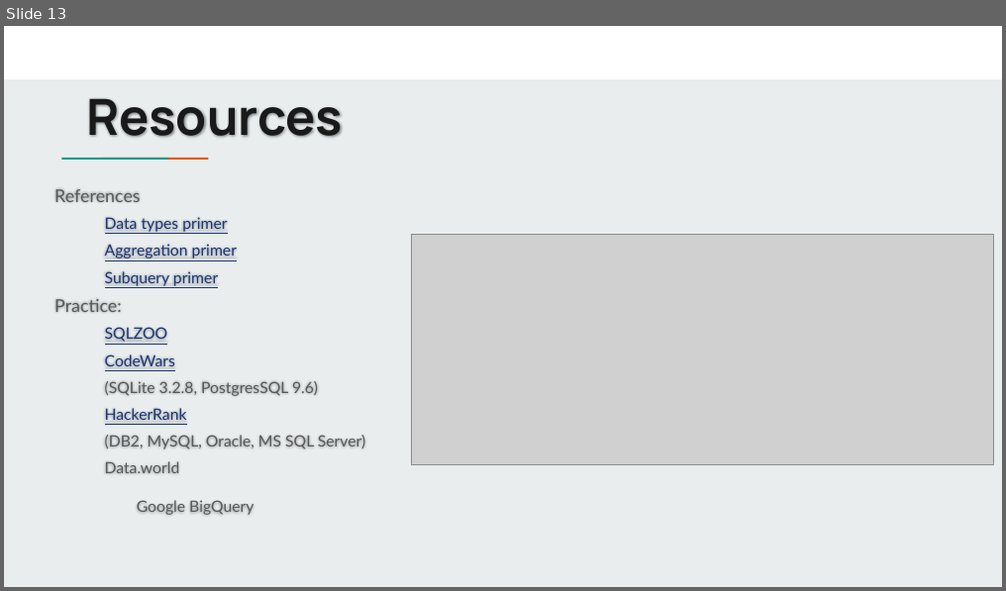
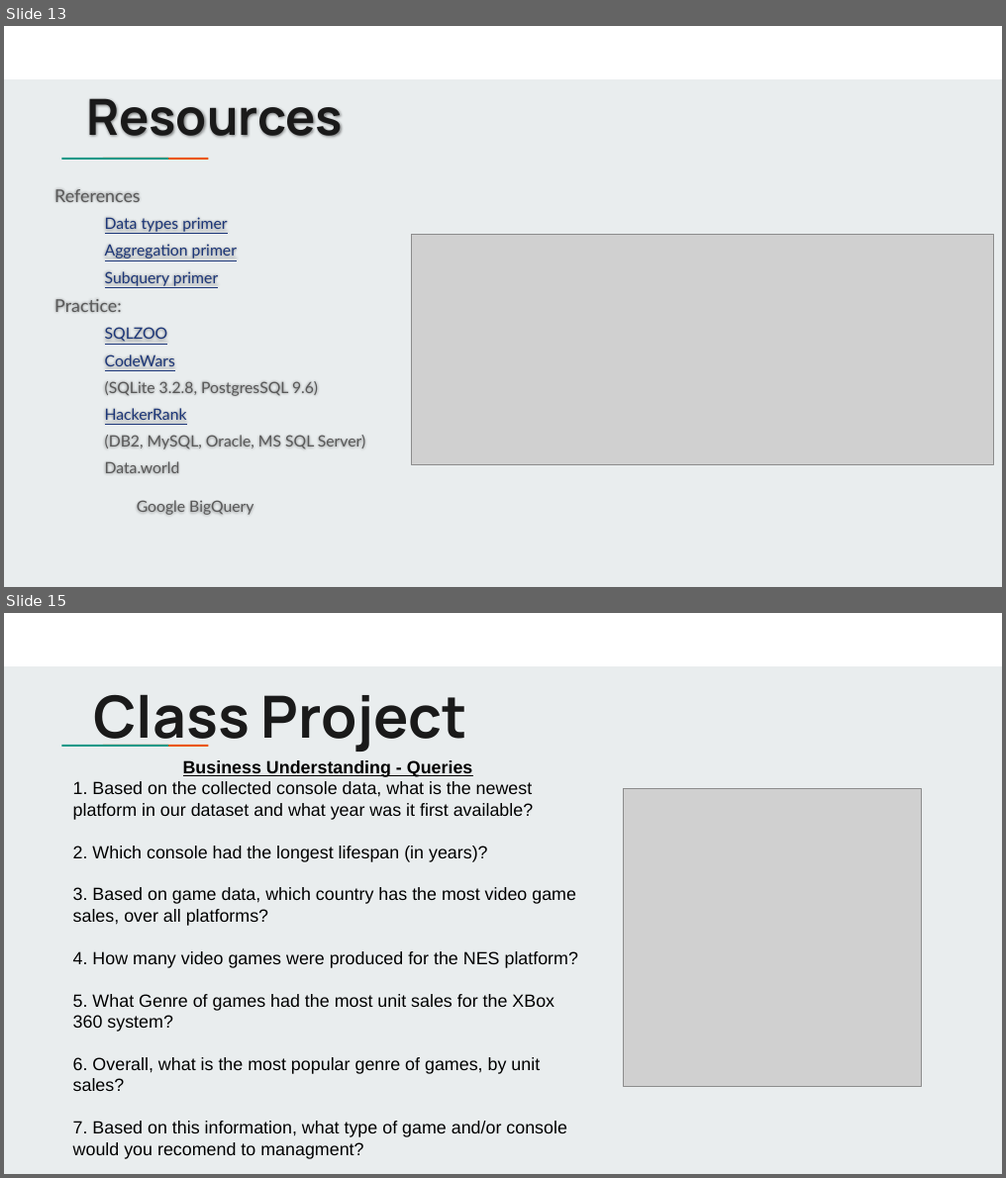
Before and after one commit to jbergmann56/OSDA-DataManipulationAndManagement, a slide deck: Lectures/Writing Queries (2).pptx. Shown one above the other, each under a label of ours: slide 13 before the commit, slides 13 and 15 after it; the slides between them are not shown. The pictures are 1006x591 and 1006x1178 pixels, drawn with LibreOffice and Linux fonts; fonts in the diff are those of the drawing; grey boxes stand for pictures. Boxes give left, top, right and bottom in pixels: in the first picture for what was removed or moved away, otherwise in the second. Text is boxed around its words. In the diff, an @@ line names an element or a change of style, - is before the commit and + after.

Commit message:
world update
7/10 class 2 update

```diff
--- a/Lectures/Writing Queries (2).pptx
+++ b/Lectures/Writing Queries (2).pptx
@@ slide 15 added at <box>4,613,1002,1174</box>, background #E9EDEE; not listed: 3 template elements that a slide beside it also shows @@
@@ title added at <box>94,694,467,752</box>, 56 pt, text #1A1A1A, bold @@
+Class Project
@@ text added at <box>73,761,578,1159</box>, 17 pt, text #000000 @@
+Business Understanding - Queries
+1. Based on the collected console data, what is the newest platform in our dataset and what year was it first available?
+2. Which console had the longest lifespan (in years)?
+3. Based on game data, which country has the most video game sales, over all platforms?
+4. How many video games were produced for the NES platform?
+5. What Genre of games had the most unit sales for the XBox 360 system?
+6. Overall, what is the most popular genre of games, by unit sales?
+7. Based on this information, what type of game and/or console would you recomend to managment?
@@ picture added at <box>623,789,921,1087</box> @@
```
Also in this commit, not shown: 4 slides changed, 1 slide removed, 7 other files.
